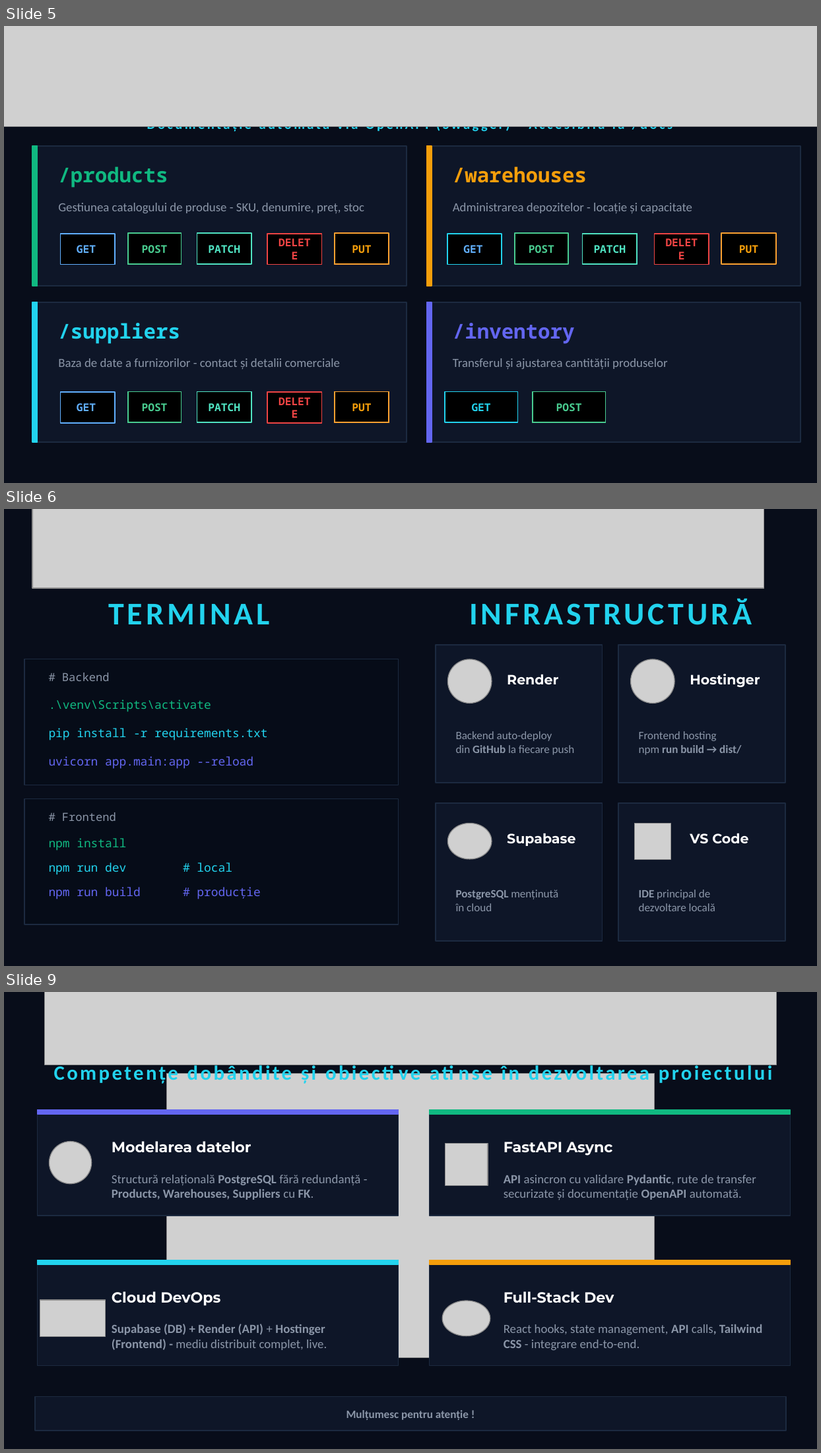
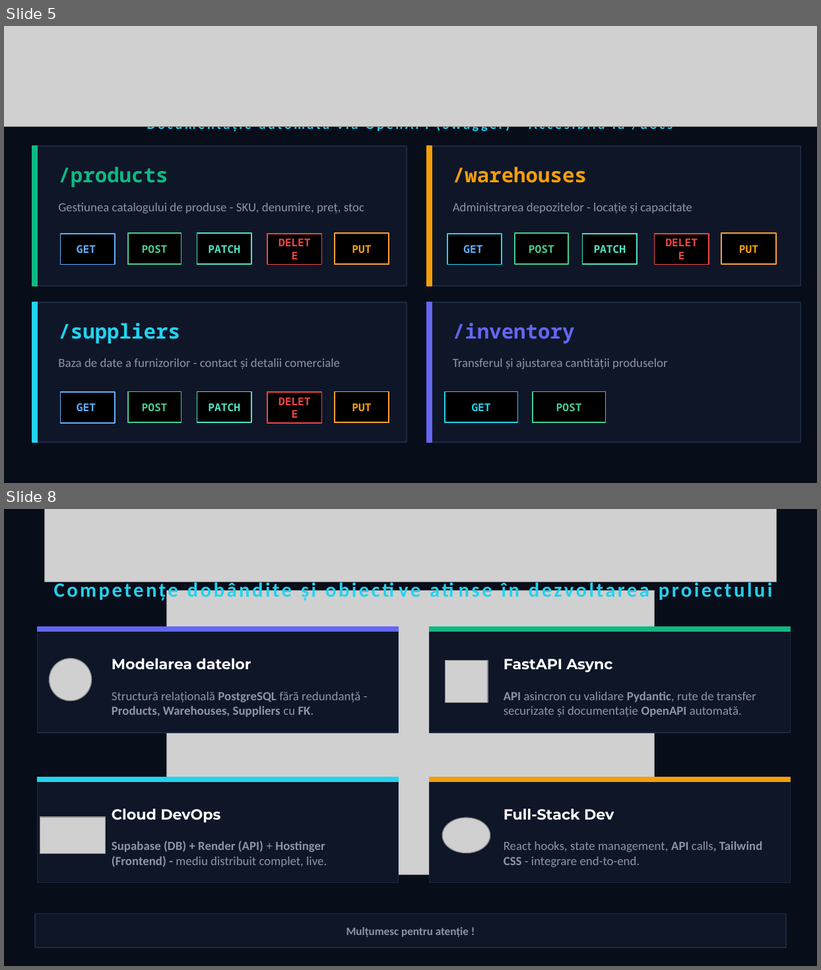
Before and after one commit to StrugariuFilip/the-inventory, a slide deck: Documentations/The-Inventory.pptx. Shown one above the other, each under a label of ours: slides 5, 6 and 9 before the commit, slides 5 and 8 after it; the slides between them are not shown. The pictures are 821x1453 and 821x970 pixels, drawn with LibreOffice and Linux fonts; fonts in the diff are those of the drawing; grey boxes stand for pictures. Boxes give left, top, right and bottom in pixels: in the first picture for what was removed or moved away, otherwise in the second. Text is boxed around its words. In the diff, an @@ line names an element or a change of style, - is before the commit and + after.

```diff
--- a/Documentations/The-Inventory.pptx
+++ b/Documentations/The-Inventory.pptx
@@ slide 6 removed at <box>4,509,817,966</box>, background #080D1A @@
@@ picture removed at <box>32,509,764,589</box> @@
@@ text removed at <box>108,604,270,625</box> @@
-TERMINAL
@@ text removed at <box>399,590,817,636</box> @@
-INFRASTRUCTURĂ
@@ rectangle removed at <box>436,645,603,783</box> @@
@@ rectangle removed at <box>618,645,785,783</box> @@
@@ rectangle removed at <box>24,659,399,786</box> @@
@@ picture removed at <box>448,659,492,703</box> @@
@@ picture removed at <box>631,659,675,703</box> @@
@@ text removed at <box>62,673,110,681</box> @@
-# Backend
@@ text removed at <box>507,674,558,685</box> @@
-Render
@@ text removed at <box>690,674,760,687</box> @@
-Hostinger
@@ text removed at <box>49,700,211,712</box> @@
-.\venv\Scripts\activate
@@ text removed at <box>49,728,267,741</box> @@
-pip install -r requirements.txt
@@ text removed at <box>456,731,575,755</box> @@
-Backend auto-deploy
-din GitHub la fiecare push
@@ text removed at <box>639,731,741,755</box> @@
-Frontend hosting
-npm run build → dist/
@@ text removed at <box>49,757,253,769</box> @@
-uvicorn app.main:app --reload
@@ rectangle removed at <box>24,799,399,925</box> @@
@@ rectangle removed at <box>436,803,603,941</box> @@
@@ rectangle removed at <box>618,803,785,941</box> @@
@@ text removed at <box>62,813,116,821</box> @@
-# Frontend
@@ picture removed at <box>448,824,492,859</box> @@
@@ picture removed at <box>634,824,671,860</box> @@
@@ text removed at <box>49,838,126,851</box> @@
-npm install
@@ text removed at <box>507,833,576,846</box> @@
-Supabase
@@ text removed at <box>690,833,748,844</box> @@
-VS Code
@@ text removed at <box>49,863,232,875</box> @@
-npm run dev # local
@@ text removed at <box>49,887,260,900</box> @@
-npm run build # producție
@@ text removed at <box>456,890,558,912</box> @@
-PostgreSQL menținută
-în cloud
@@ text removed at <box>639,890,715,912</box> @@
-IDE principal de
-dezvoltare locală
@@ what was slide 9 is now slide 8 @@
```
Also in this commit, not shown: 3 slides changed, 14 other files.
